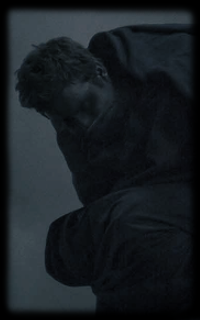
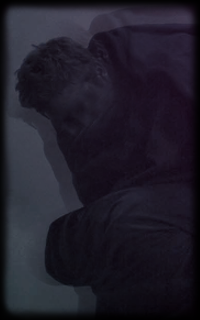
The second 200 × 320 image is a revision of the first. Changes to its layers:
painted on "Calque" over left=0, top=0, right=200, bottom=320
added layer "Calque #1" (55%) above "4.-Baths-Obsidian.png" over left=0, top=0, right=200, bottom=320
painted on "4.-Baths-Obsidian.png" over left=0, top=0, right=200, bottom=320
